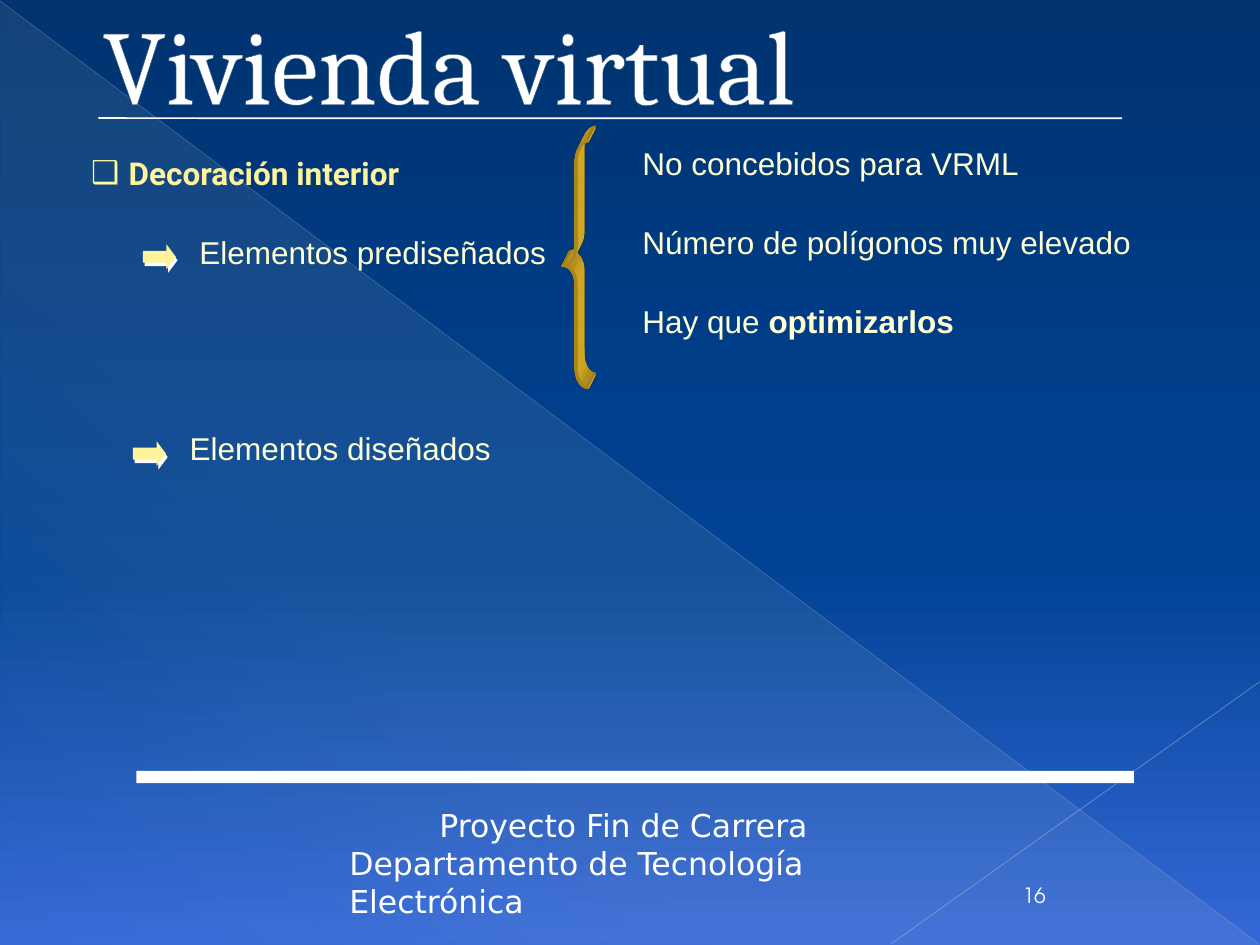
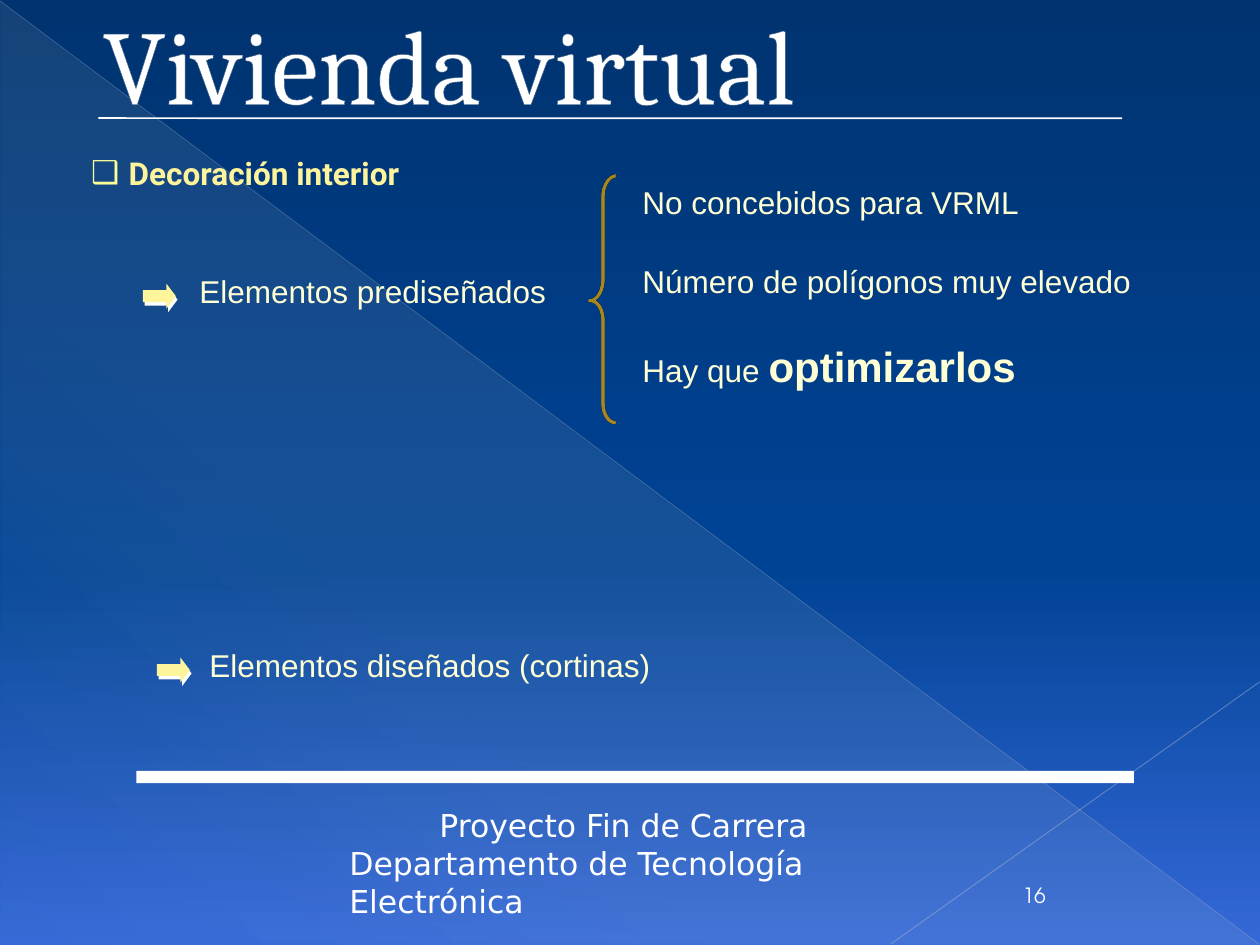
Before and after one commit to mjromper/test, a slide deck: slide 16 of DOCUMENTACION/presentacion/presentacionPFC27.pptx. Drawn at 1260x945 pixels with LibreOffice and Linux fonts; fonts in the diff are those of the drawing; background and template pictures are left out. Boxes give left, top, right and bottom in pixels: in the first picture for what was removed or moved away, otherwise in the second. Text is boxed around its words. In the diff, an @@ line names an element or a change of style, - is before the commit and + after.

```diff
--- a/DOCUMENTACION/presentacion/presentacionPFC27.pptx
+++ b/DOCUMENTACION/presentacion/presentacionPFC27.pptx
@@ left brace: place and size @@
-left brace at box(571, 129, 595, 374)
+left brace at box(591, 178, 615, 423)
@@ 3 texts, 1 right arrow: place and size @@
-3 texts, 1 right arrow at box(144, 152, 1130, 270)
+3 texts, 1 right arrow at box(144, 191, 1130, 309)
@@ text "Hay que optimizarlos": place and size @@
-text "Hay que optimizarlos" at box(642, 310, 954, 338)
+text "Hay que optimizarlos" at box(642, 351, 1016, 391)
@@ text "Hay que optimizarlos" at box(642, 351, 1016, 391): size 18 to 24 pt in "optimizarlos" @@
@@ right arrow: place and size @@
-right arrow at box(134, 444, 165, 465)
+right arrow at box(158, 659, 189, 680)
@@ text at box(209, 654, 650, 683): text changed @@
-Elementos diseñados
+Elementos diseñados (cortinas)
```
Also in this commit, not shown: 5 other slides changed, 2 slides added, 1 slide removed.
